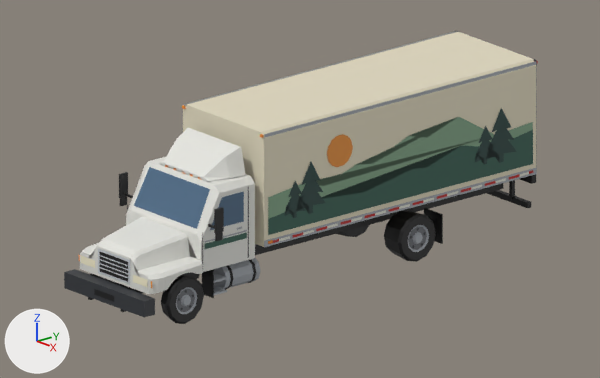
The Blender file art/truck_box.blend as it was, and as the next commit left it.
The view is the same before and after, from the file's camera 'Preview camera'. Arrows for +X, +Y and +Z are at lower left; the lights stay in place. The older version comes first.

In view in the first picture: 'truck_box_body', 'truck_box_fixed' and 1 more.
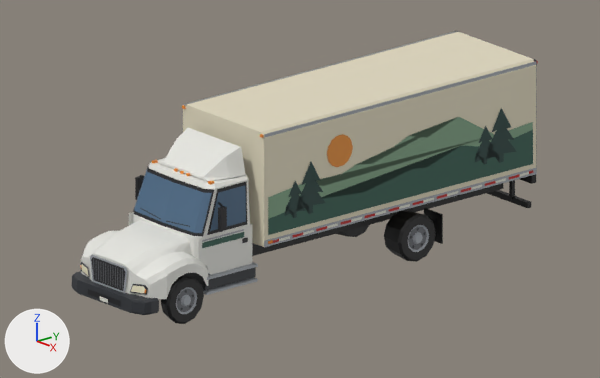
Commit message: Reshape the delivery truck cabs around the front wheel arches

What differs and where, as boxes [x1, y1, x2, y2] in the pictures (600 x 378 px):
'truck_box_fixed', reshaped: before [64, 30, 537, 324]; after [72, 30, 537, 324]
'truck_box_body', reshaped: before [80, 128, 255, 294]; after [81, 128, 252, 299]
part 1 of me_truck_box_body, deleted: before [83, 157, 255, 294]
part 2 of me_truck_box_body, reshaped: before [80, 210, 201, 294]; after [81, 158, 252, 299]
part 3 of me_truck_box_fixed, deleted: before [64, 165, 260, 317]
part 4 of me_truck_box_fixed, reshaped: after [72, 160, 258, 315]

What changed in the scene script:
```text
Change me_truck_box_body:
    used by ob_truck_box_body; location = (0.0, 0.0, 0.0)
    remove me_truck_box_body.from_pydata(...)  # 740 vertices, 380 faces; spans x -1.2..1.2, y -4.89..-2.17, z 0.78..3.26
    add me_truck_box_body.from_pydata(...)  # 839 vertices, 431 faces; spans x -1.25..1.25, y -5.02..-2.17, z 0.66..3.26
    me_truck_box_body part 1: 145 loose pieces with 580 vertices, spanning x -1.2..1.2, y -4.89..-2.17, z 0.78..2.68, are deleted
    me_truck_box_body part 2: 120 vertices removed from x -1.2..1.2, y -4.89..-2.17, z 0.78..2.68; 799 vertices added at x -1.25..1.25, y -5.02..-2.17, z 0.66..2.68
Change me_truck_box_fixed:
    used by ob_truck_box_fixed; location = (0.0, 0.0, 0.0)
    remove me_truck_box_fixed.from_pydata(...)  # 3156 vertices, 1708 faces; spans x -1.5..1.5, y -5.16..5.16, z 0.0..3.6
    add me_truck_box_fixed.from_pydata(...)  # 3090 vertices, 1664 faces; spans x -1.32..1.32, y -5.16..5.16, z 0.0..3.6
    me_truck_box_fixed part 3: 179 loose pieces with 746 vertices, spanning x -1.5..1.5, y -5.16..-1.97, z 0.32..2.72, are deleted
    me_truck_box_fixed part 4: 38 vertices removed from x -1.2..1.2, y -4.89..-2.09, z 0.38..1.0; 718 vertices added at x -1.32..1.32, y -5.16..-2.11, z 0.38..2.72
    other edits to the shape of me_truck_box_fixed do not show in these pictures
```
